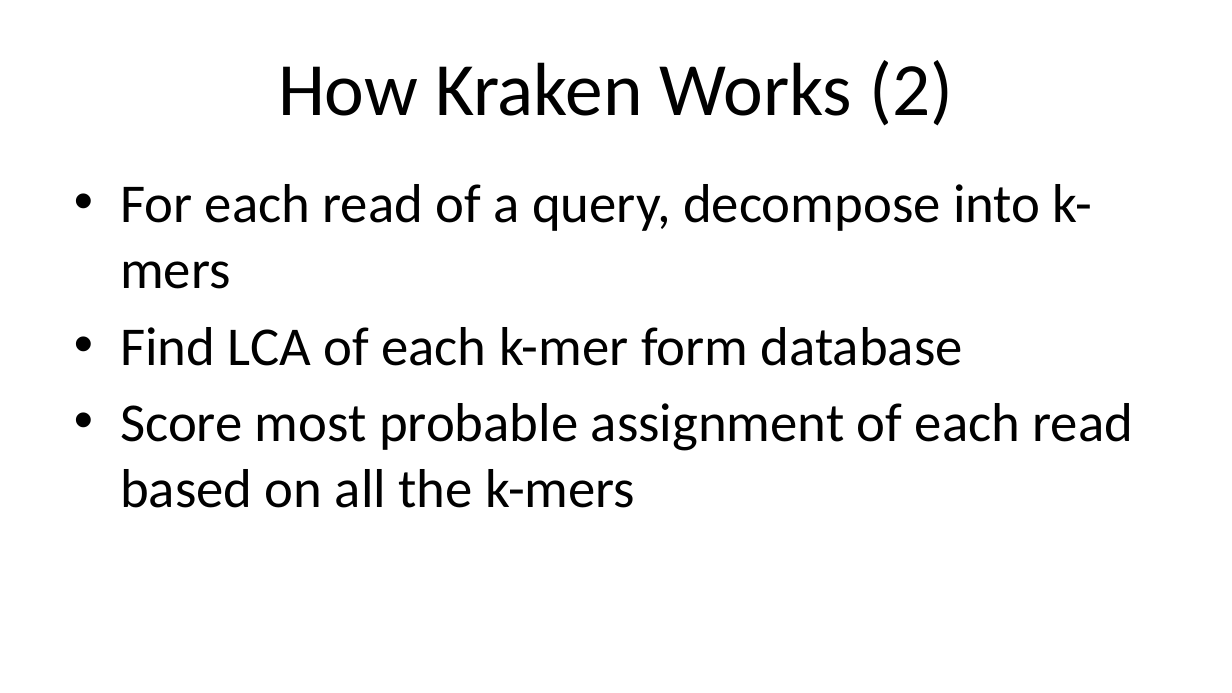
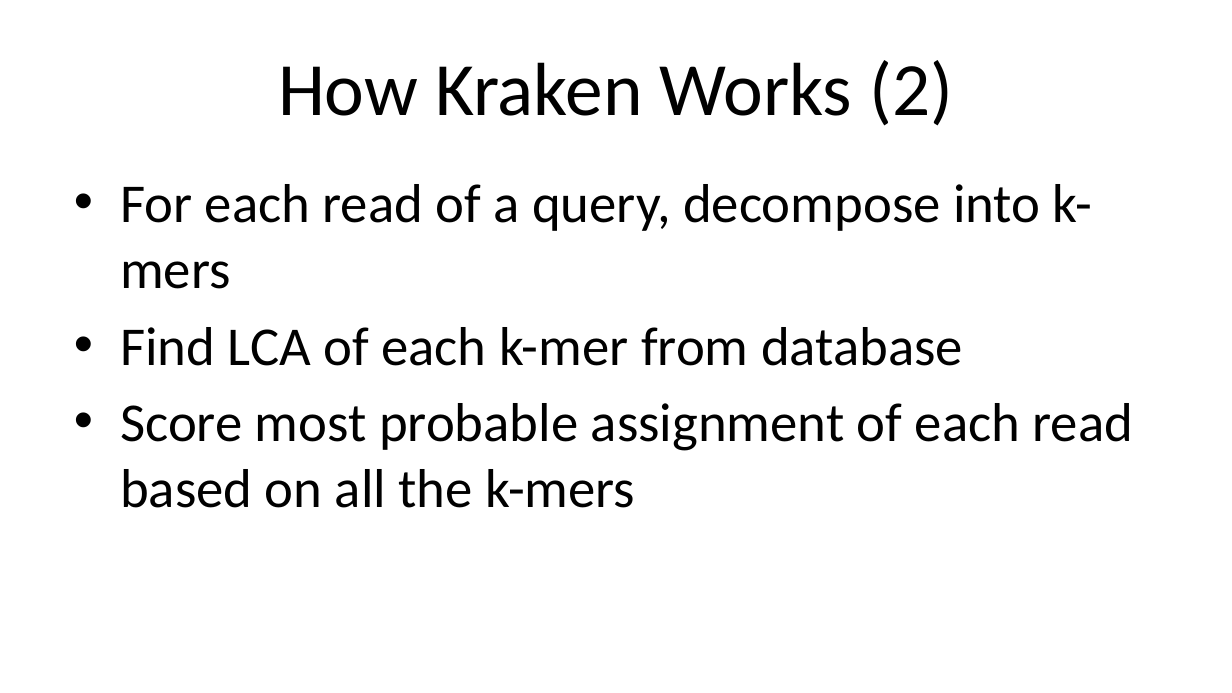
Before and after one commit to kheffah/metagenome_assignment, a slide deck: slide 21 of NYC-subway-intro.pptx (slide 20 before the commit). Drawn at 1232x693 pixels with LibreOffice and Linux fonts; fonts in the diff are those of the drawing. Boxes give left, top, right and bottom in pixels: in the first picture for what was removed or moved away, otherwise in the second. Text is boxed around its words. In the diff, an @@ line names an element or a change of style, - is before the commit and + after.

```diff
--- a/NYC-subway-intro.pptx
+++ b/NYC-subway-intro.pptx
@@ text at [120, 327, 963, 366]: text changed @@
-• Find LCA of each k-mer form database
+• Find LCA of each k-mer from database
```
Also in this commit, not shown: 2 slides added.
